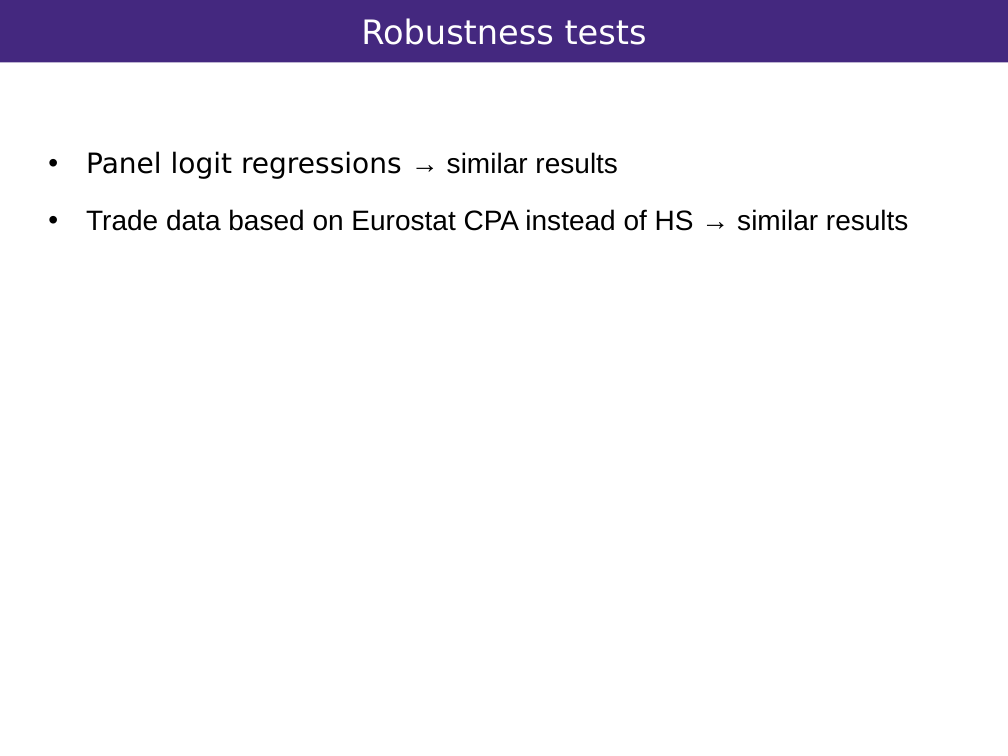
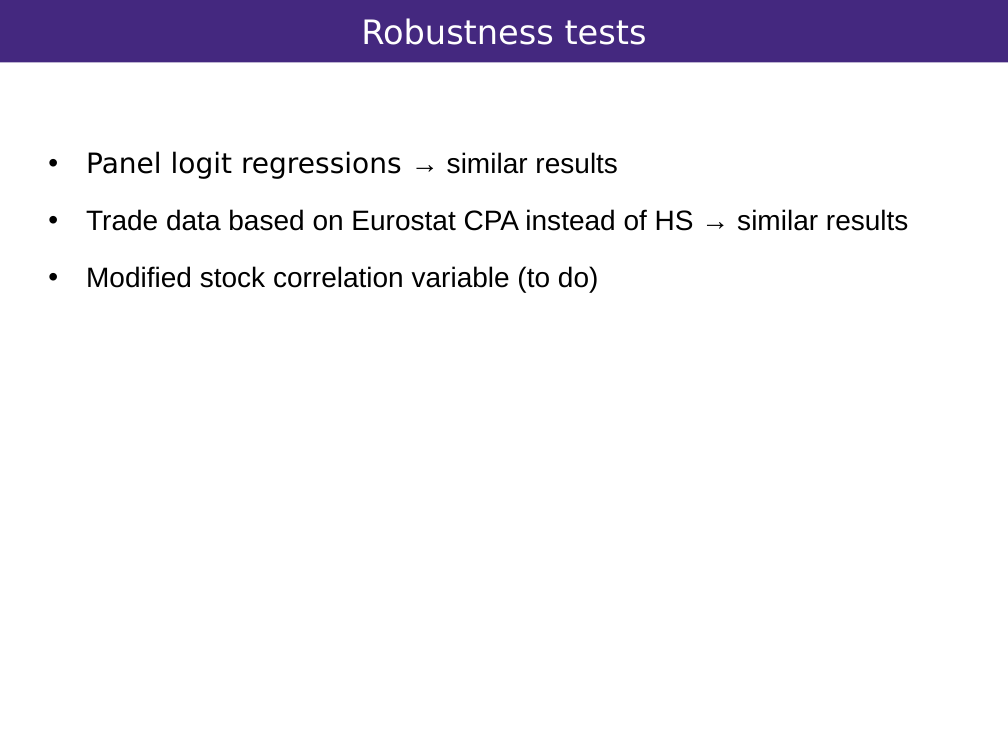
Before and after one commit to vandenEnd/scripts, a slide deck: slide 15 of Resilience.pptx. Drawn at 1008x756 pixels with LibreOffice and Linux fonts; fonts in the diff are those of the drawing; background and template pictures are left out. Boxes give left, top, right and bottom in pixels: in the first picture for what was removed or moved away, otherwise in the second. Text is boxed around its words. In the diff, an @@ line names an element or a change of style, - is before the commit and + after.

```diff
--- a/Resilience.pptx
+++ b/Resilience.pptx
@@ text at (x1=86, y1=266, x2=599, y2=293): paragraph added @@
+• Modified stock correlation variable (to do)
```
Also in this commit, not shown: 1 other slide changed.
